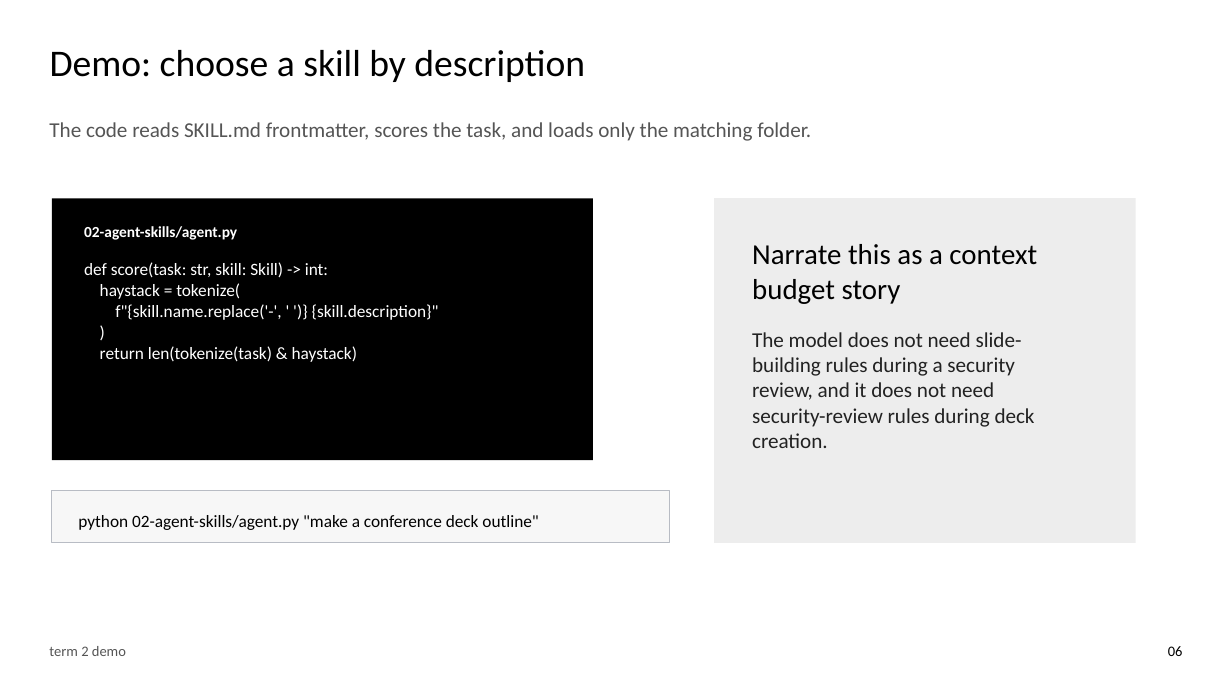
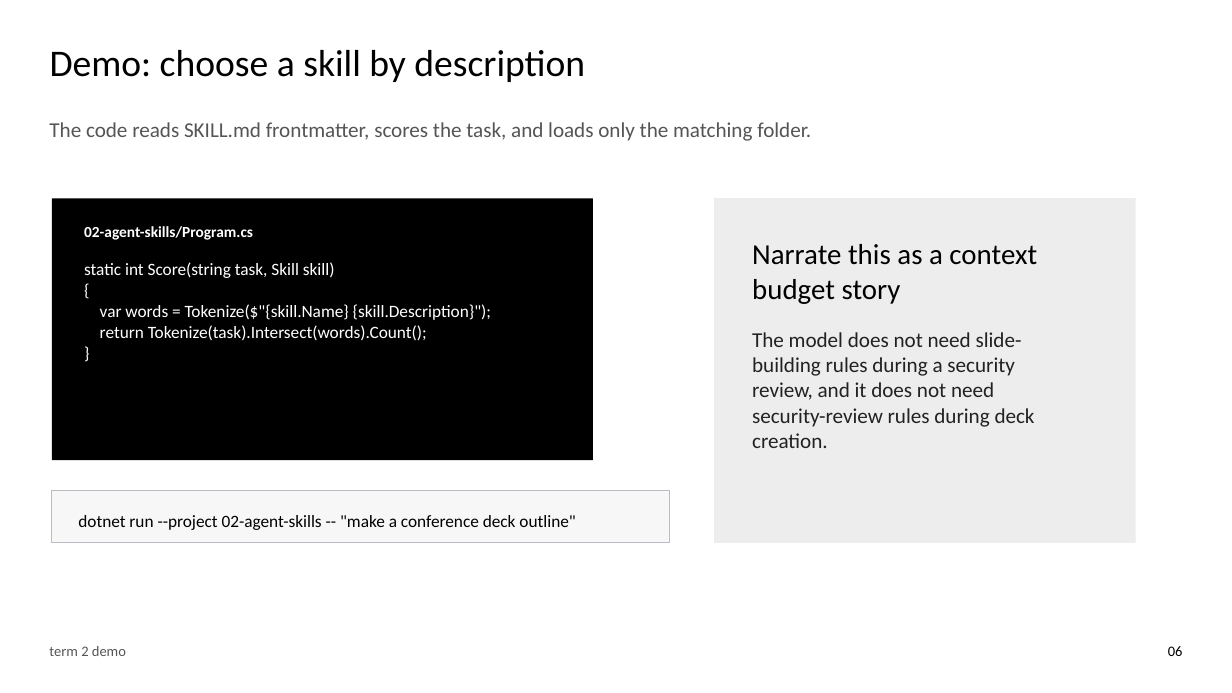
Before and after one commit to devlinduldulao/fagfestivalen, a slide deck: slide 6 of ai-agent-terms-conference-talk.pptx. Drawn at 1232x693 pixels with LibreOffice and Linux fonts; fonts in the diff are those of the drawing. Boxes give left, top, right and bottom in pixels: in the first picture for what was removed or moved away, otherwise in the second. Text is boxed around its words. In the diff, an @@ line names an element or a change of style, - is before the commit and + after.

Commit message:
migrated to dotnet

```diff
--- a/ai-agent-terms-conference-talk.pptx
+++ b/ai-agent-terms-conference-talk.pptx
@@ text at (84,226,253,240): text changed @@
-02-agent-skills/agent.py
+02-agent-skills/Program.cs
@@ text at (84,262,491,341): text changed @@
-def score(task: str, skill: Skill) -> int:
-haystack = tokenize(
-f"{skill.name.replace('-', ' ')} {skill.description}"
-)
-return len(tokenize(task) & haystack)
+static int Score(string task, Skill skill)
+{
+var words = Tokenize($"{skill.Name} {skill.Description}");
+return Tokenize(task).Intersect(words).Count();
+}
@@ text at (78,515,575,530): text changed @@
-python 02-agent-skills/agent.py "make a conference deck outline"
+dotnet run --project 02-agent-skills -- "make a conference deck outline"
```
Also in this commit, not shown: 5 other slides changed, 35 other files.
